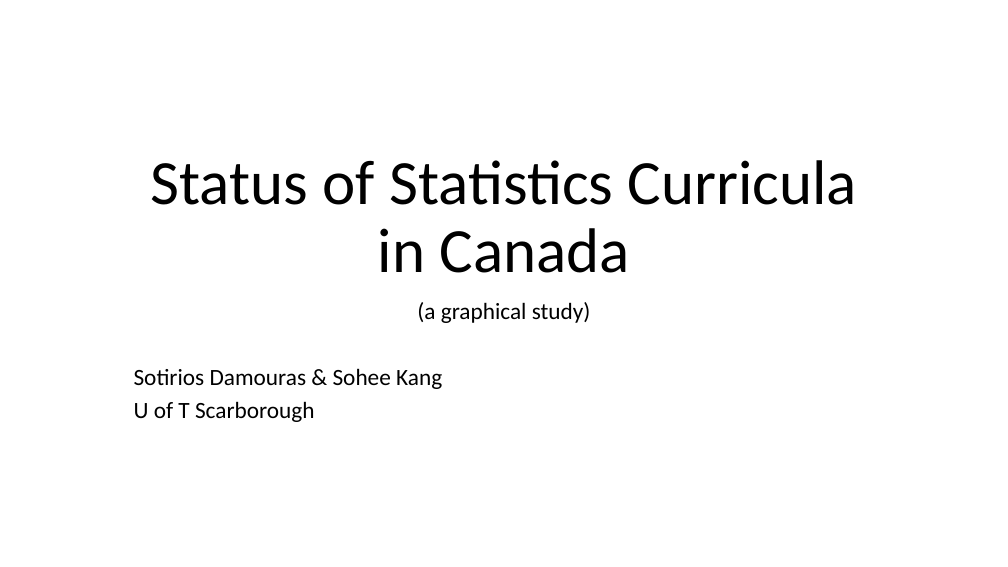
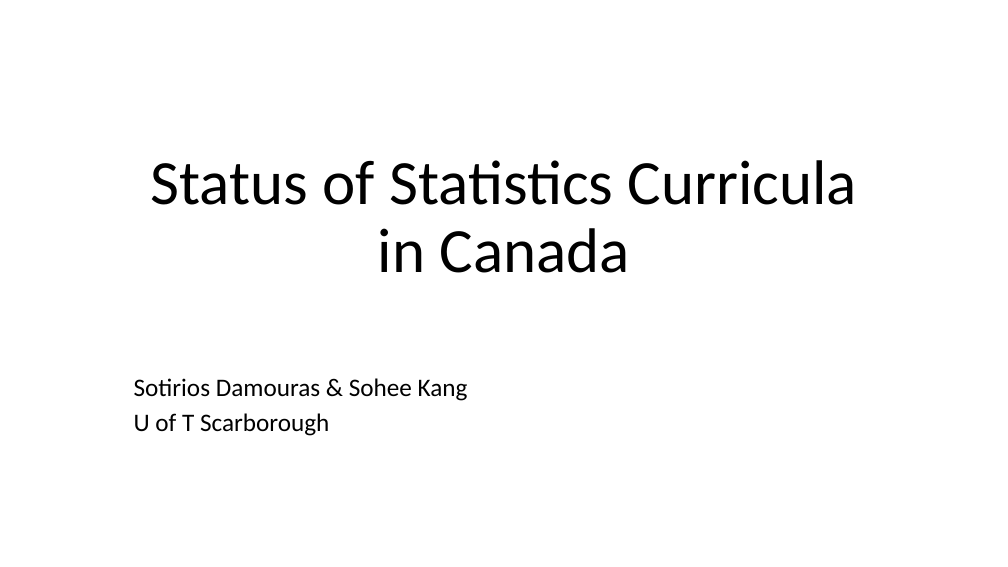
Before and after one commit to damouras/SoSC, a slide deck: slide 1 of Status fo Statistics Curricula.pptx. Drawn at 1008x567 pixels with LibreOffice and Linux fonts; fonts in the diff are those of the drawing. Boxes give left, top, right and bottom in pixels: in the first picture for what was removed or moved away, otherwise in the second. Text is boxed around its words. In the diff, an @@ line names an element or a change of style, - is before the commit and + after.

```diff
--- a/Status fo Statistics Curricula.pptx
+++ b/Status fo Statistics Curricula.pptx
@@ subtitle "Sotirios Damouras & Sohee Kang" at [134, 378, 468, 436]: size 22.2 to 24 pt @@
@@ subtitle at [417, 302, 591, 323]: paragraph removed @@
-(a graphical study)
```
Also in this commit, not shown: 8 other slides changed, 4 other files.
